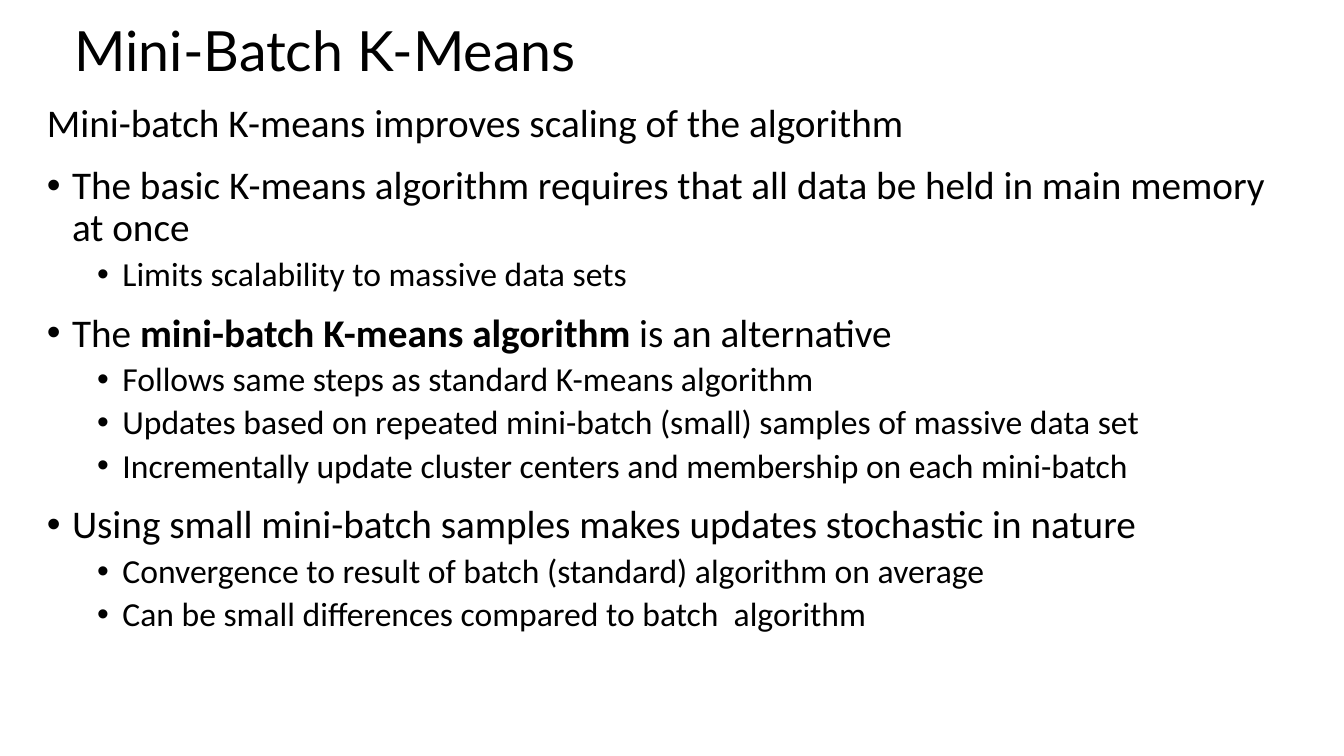
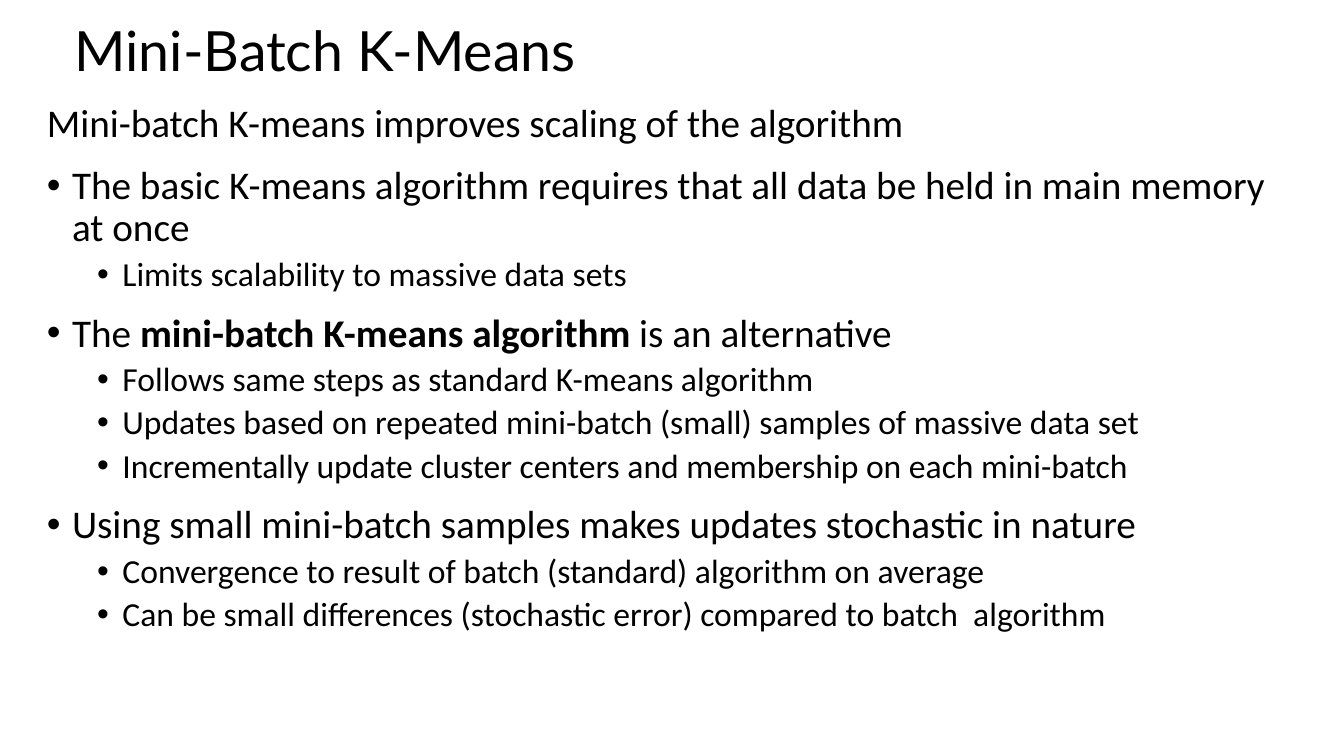
Before and after one commit to StephenElston/CSCI-E-108, a slide deck: slide 29 of slides/6_IntroductionToClustering.pptx. Drawn at 1344x756 pixels with LibreOffice and Linux fonts; fonts in the diff are those of the drawing. Boxes give left, top, right and bottom in pixels: in the first picture for what was removed or moved away, otherwise in the second. Text is boxed around its words. In the diff, an @@ line names an element or a change of style, - is before the commit and + after.

Commit message:
Corrected small typo from lecture

```diff
--- a/slides/6_IntroductionToClustering.pptx
+++ b/slides/6_IntroductionToClustering.pptx
@@ text at bbox=[122, 601, 1105, 632]: text changed @@
-  • Can be small differences compared to batch algorithm
+  • Can be small differences (stochastic error) compared to batch algorithm
```
Also in this commit, not shown: 33 other slides changed.
